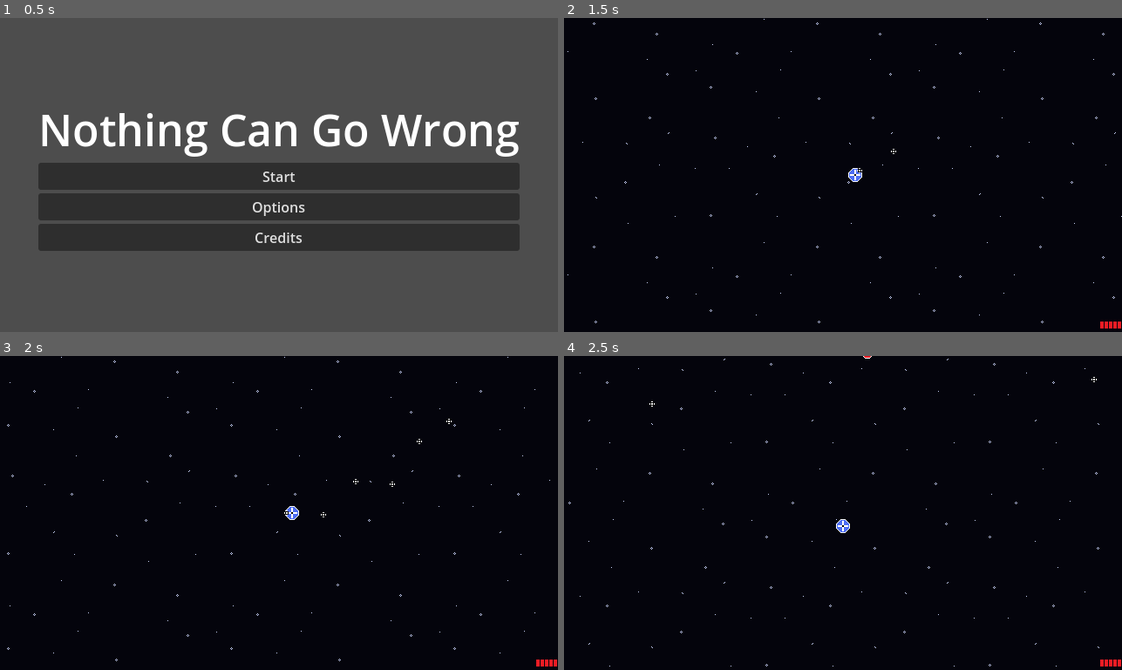
Above: before the commit, frames 1-4 (two rows, left to right).
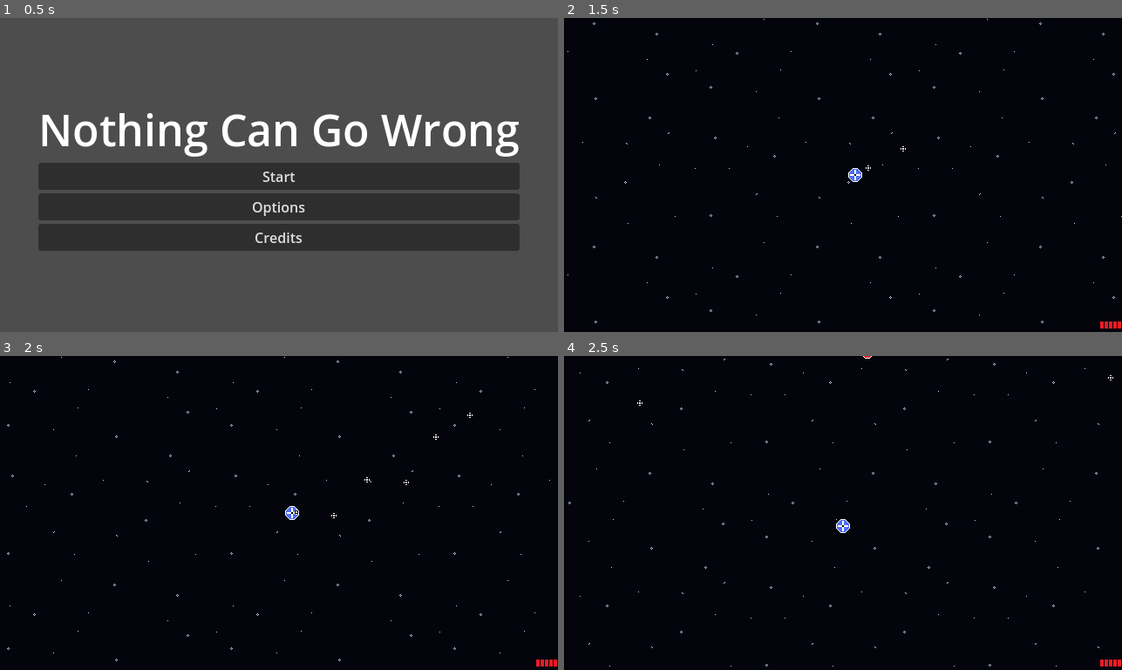
Above: after the commit, the same moments.

Repository: WinterAtne/Game-Jam
Game: Godot game, scene res://scenes/main.tscn
The game is run twice, just before and just after one commit, with the same random seed, the same clock (stepped at 60 frames per second) and the same inputs.
Inputs (mouse positions are in pixels of both pictures, inside the frame that each line leads up to):
- Up to frame 1 (0.5 s): no input
- Up to frame 2 (1.5 s): click "Start" at 0.5 s; tap Enter at 1.25 s; move the mouse to (965, 159) at 1.27 s; press the mouse at (965, 159) at 1.28 s; hold D (right) from 1.28 s (still down)
- Up to frame 3 (2 s): keep holding D (right)
- Up to frame 4 (2.5 s): move the mouse to (731, 528) at 2.02 s; release D (right) at 2.03 s; release the mouse at (731, 528) at 2.03 s; hold Down (down) from 2.03 s (still down); click (731, 528) at 2.1 s

Frame 1 is identical in both runs. In frame 2, less than 0.1% of the frame differs, in the area x 52-62%, y 40-50%; in frame 3, less than 0.1%, in the area x 50-85%, y 18-52%; in frame 4, less than 0.1%.

Commit message:
Made modifications to bullets, fixing interpolation issues, and freeing them on hit

Diff:
--- a/scenes/bullet.gd
+++ b/scenes/bullet.gd
@@ -1,13 +1,18 @@
 class_name Bullet
-extends RigidBody2D
+extends Node2D
 
 @export var mussle_velocity : float
+var direction : Vector2 = Vector2.ZERO
+
+func _physics_process(delta: float) -> void:
+	position += direction * mussle_velocity * delta
 
 func fire(dir : Vector2, pos : Vector2) -> void:
 	position = pos
-	apply_impulse(dir * mussle_velocity)
-	pass
-
+	direction = dir
 
 func die() -> void:
 	self.queue_free()
+
+func _on_damager_did_damage() -> void:
+	die()
--- a/scenes/bullet.tscn
+++ b/scenes/bullet.tscn
@@ -1,26 +1,19 @@
-[gd_scene load_steps=6 format=3 uid="uid://ctgpble7f0or4"]
+[gd_scene load_steps=5 format=3 uid="uid://ctgpble7f0or4"]
 
 [ext_resource type="Script" path="res://scenes/bullet.gd" id="1_2kc60"]
 [ext_resource type="Texture2D" uid="uid://fatdummukn8u" path="res://asssets/tmp_bullet_sprite.png" id="2_uwtnm"]
 [ext_resource type="Script" path="res://scenes/damager.gd" id="3_6v884"]
 
-[sub_resource type="CircleShape2D" id="CircleShape2D_puho1"]
-radius = 2.0
-
 [sub_resource type="CircleShape2D" id="CircleShape2D_wk3e2"]
 radius = 3.16228
 
-[node name="Bullet" type="RigidBody2D"]
-collision_layer = 2
-collision_mask = 2
+[node name="Bullet" type="Node2D"]
+physics_interpolation_mode = 1
 script = ExtResource("1_2kc60")
 mussle_velocity = 640.0
 
 [node name="Sprite2D" type="Sprite2D" parent="."]
 texture = ExtResource("2_uwtnm")
-
-[node name="CollisionShape2D" type="CollisionShape2D" parent="."]
-shape = SubResource("CircleShape2D_puho1")
 
 [node name="DeathTimer" type="Timer" parent="."]
 wait_time = 4.0
@@ -34,3 +27,4 @@
 shape = SubResource("CircleShape2D_wk3e2")
 
 [connection signal="timeout" from="DeathTimer" to="." method="die"]
+[connection signal="did_damage" from="Damager" to="." method="_on_damager_did_damage"]
--- a/scenes/damager.gd
+++ b/scenes/damager.gd
@@ -1,5 +1,14 @@
 class_name Damager
 extends Area2D
 
+signal did_damage()
+
 @export var damage : int = 1
 @export var knockback : float = 200
+
+func _ready() -> void:
+	area_entered.connect(_on_area_entered)
+
+func _on_area_entered(area : Area2D) -> void:
+	if area is Damageable:
+		did_damage.emit()
